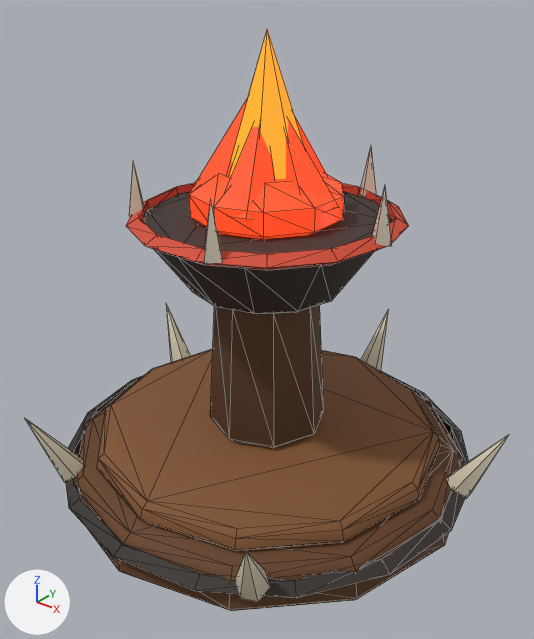
The glTF model assets/3d/tours/horde-4.glb as it was, and as the next commit left it.
The view is the same before and after, from a 50 mm camera at (0.815, -1.019, 0.981) aimed at (0.013, -0.018, 0.36). Every picture has the same lights, and +X, +Y and +Z are marked at lower left. The older version comes first. Mesh edges are drawn as thin lines. Where no turn or scale is listed for an object, it has been applied to the vertices. Vertices at exactly the same position are counted once.

The older version as bpy lines, for what is in view:
```python
me_bord = bpy.data.meshes.new('Bord')
me_bord.from_pydata(...)  # 326 vertices, 596 faces; spans x -0.451..0.455, y -0.426..0.477, z -0.56..0.1
me_bord.materials.append(mat_peint)
me_feubase = bpy.data.meshes.new('FeuBase')
me_feubase.from_pydata(...)  # 72 vertices, 120 faces; spans x -0.136..0.144, y -0.143..0.143, z -0.067..0.225
me_feubase.materials.append(mat_lueur_df421f)  # red #e0401a, glowing red #e0401a
me_feumilieu = bpy.data.meshes.new('FeuMilieu')
me_feumilieu.from_pydata(...)  # a 7-sided cone pointing to +z spanning x -0.098..0.098, y -0.09..0.1, z 0.0..0.3
me_feumilieu.materials.append(mat_lueur_ff881f)  # orange #ff8a1a, glowing orange #ff8a1a
ob_feumilieu = bpy.data.objects.new('FeuMilieu', me_feumilieu)
ob_feumilieu.location = (0.0, 0.0, 0.58)
ob_flamme_lueur = bpy.data.objects.new('Flamme_lueur', me_feubase)
ob_flamme_lueur.location = (0.0, 0.0, 0.59)
ob_horde_4_peint = bpy.data.objects.new('horde_4_peint', me_bord)
ob_horde_4_peint.location = (0.0, 0.0, 0.56)
```
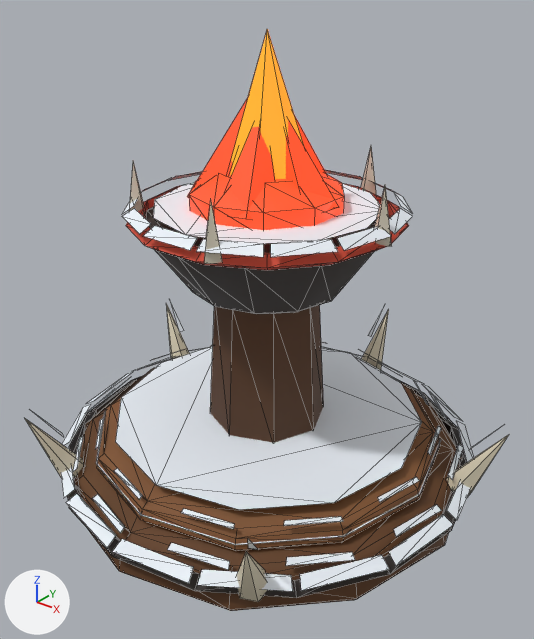
Pixel boxes (x1, y1, x2, y2) of what changed, in the pictures (534 x 639 px):
part 1 of me_bord, added
    after: (30, 301, 504, 591)
part 2 of me_bord, added
    after: (122, 170, 413, 257)

The change, as a list of edits to the scene's bpy script:
```text
Change me_bord:
    used by ob_horde_4_peint; location = (0.0, 0.0, 0.56)
    remove me_bord.from_pydata(...)  # 326 vertices, 596 faces; spans x -0.451..0.455, y -0.426..0.477, z -0.56..0.1
    add me_bord.from_pydata(...)  # 633 vertices, 761 faces; spans x -0.451..0.455, y -0.431..0.477, z -0.56..0.1
    me_bord part 1: 199 vertices added at x -0.439..0.444, y -0.431..0.467, z -0.485..-0.344
    me_bord part 2: 68 vertices added at x -0.261..0.261, y -0.256..0.256, z 0.02..0.032
    other edits to the shape of me_bord do not show in these pictures
```
